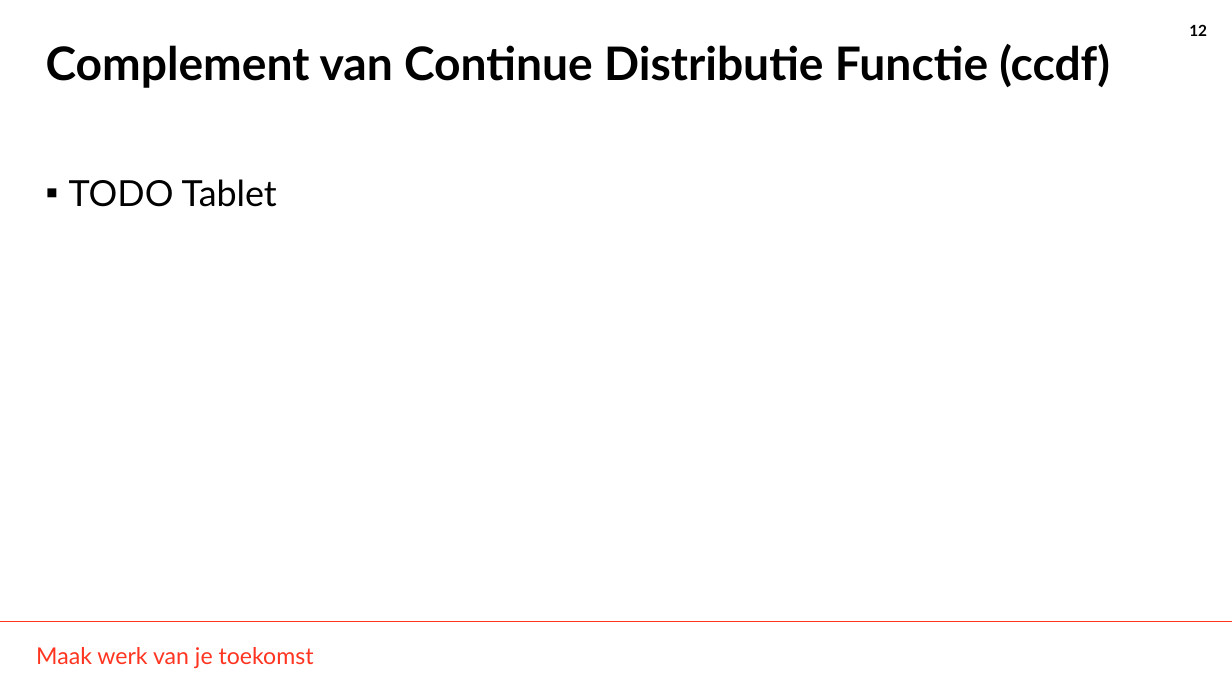
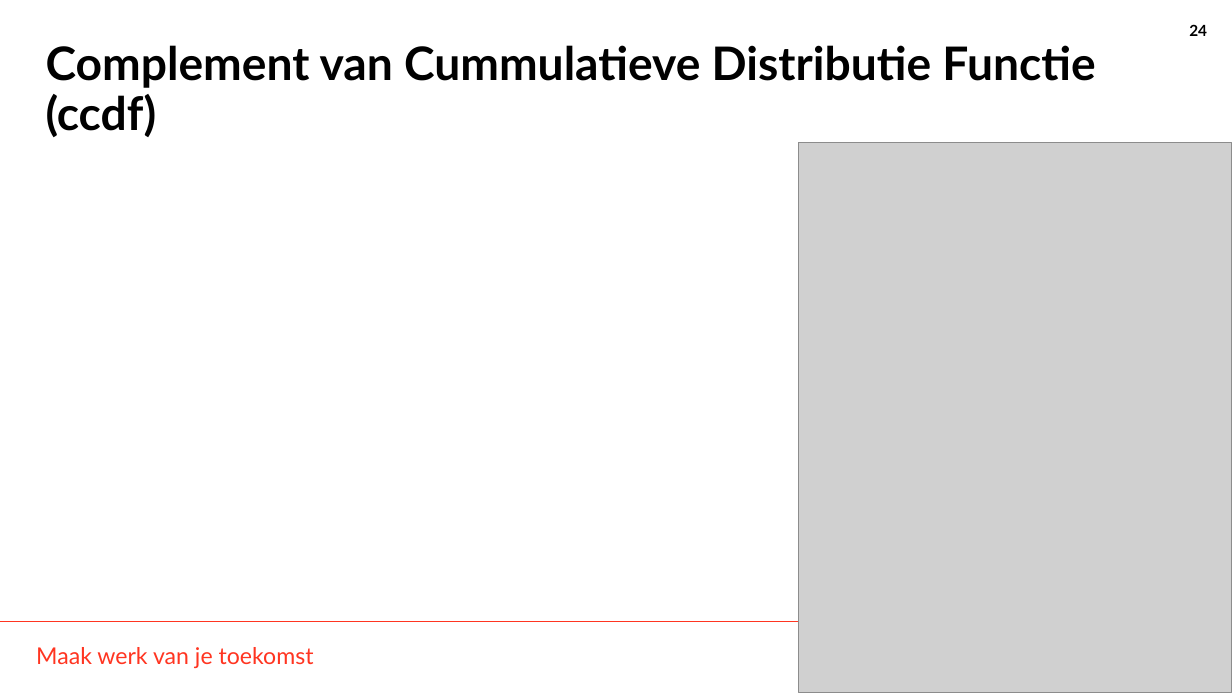
Before and after one commit to THellemans/data-science-syntra-ab, a slide deck: slide 24 of 06 statistiek/04 Numerieke data verdelingen verkennen/04 Numerieke data verdelingen verkennen.pptx (slide 12 before the commit). Drawn at 1232x693 pixels with LibreOffice and Linux fonts; fonts in the diff are those of the drawing; grey boxes stand for pictures; background and template pictures are left out. Boxes give left, top, right and bottom in pixels: in the first picture for what was removed or moved away, otherwise in the second. Text is boxed around its words. In the diff, an @@ line names an element or a change of style, - is before the commit and + after.

```diff
--- a/06 statistiek/04 Numerieke data verdelingen verkennen/04 Numerieke data verdelingen verkennen.pptx
+++ b/06 statistiek/04 Numerieke data verdelingen verkennen/04 Numerieke data verdelingen verkennen.pptx
@@ page number at bbox=[1189, 24, 1207, 36]: text changed @@
-12
+24
@@ title at bbox=[46, 45, 1095, 137]: text changed @@
-Complement van Continue Distributie Functie (ccdf)
+Complement van Cummulatieve Distributie Functie (ccdf)
@@ picture added at bbox=[799, 142, 1232, 693] @@
@@ text removed at bbox=[69, 179, 277, 207] @@
-▪ TODO Tablet
```
Also in this commit, not shown: 12 other slides changed, 12 slides added, 3 slides removed, 29 other files.
